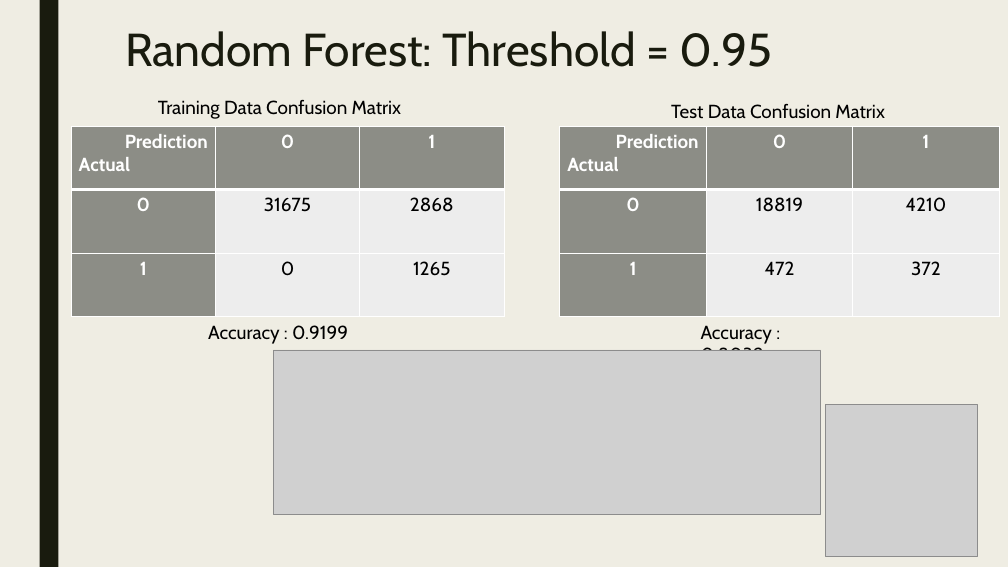
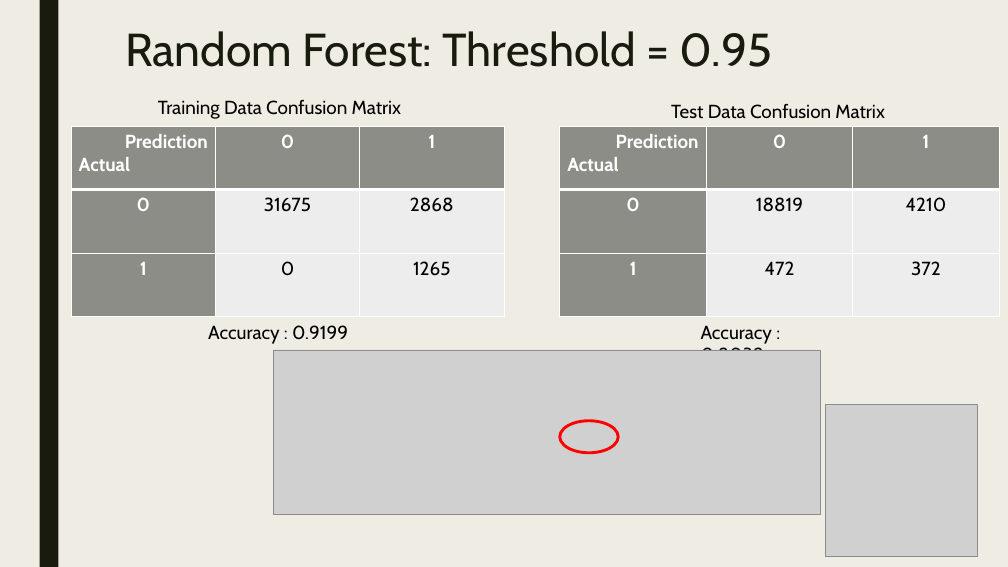
Before and after one commit to Preetikasri/UFO-Sightings-Analysis, a slide deck: slide 14 of ufo_presentation_v3.pptx. Drawn at 1008x567 pixels with LibreOffice and Linux fonts; fonts in the diff are those of the drawing; grey boxes stand for pictures. Boxes give left, top, right and bottom in pixels: in the first picture for what was removed or moved away, otherwise in the second. Text is boxed around its words. In the diff, an @@ line names an element or a change of style, - is before the commit and + after.

Commit message:
UPDATE: deck

```diff
--- a/ufo_presentation_v3.pptx
+++ b/ufo_presentation_v3.pptx
@@ ellipse added at <box>560,421,618,453</box>, outline #FF0000 2.75 pt @@
```
Also in this commit, not shown: 1 other slide changed, 1 other file.
